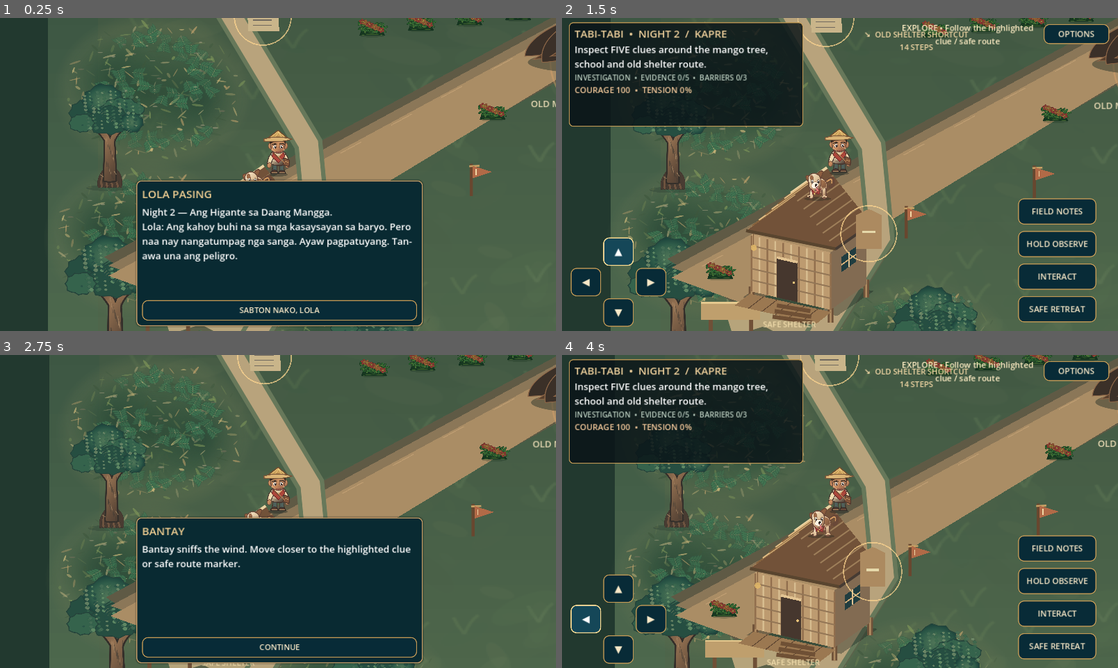
Above: before the commit, frames 1-4 (two rows, left to right).
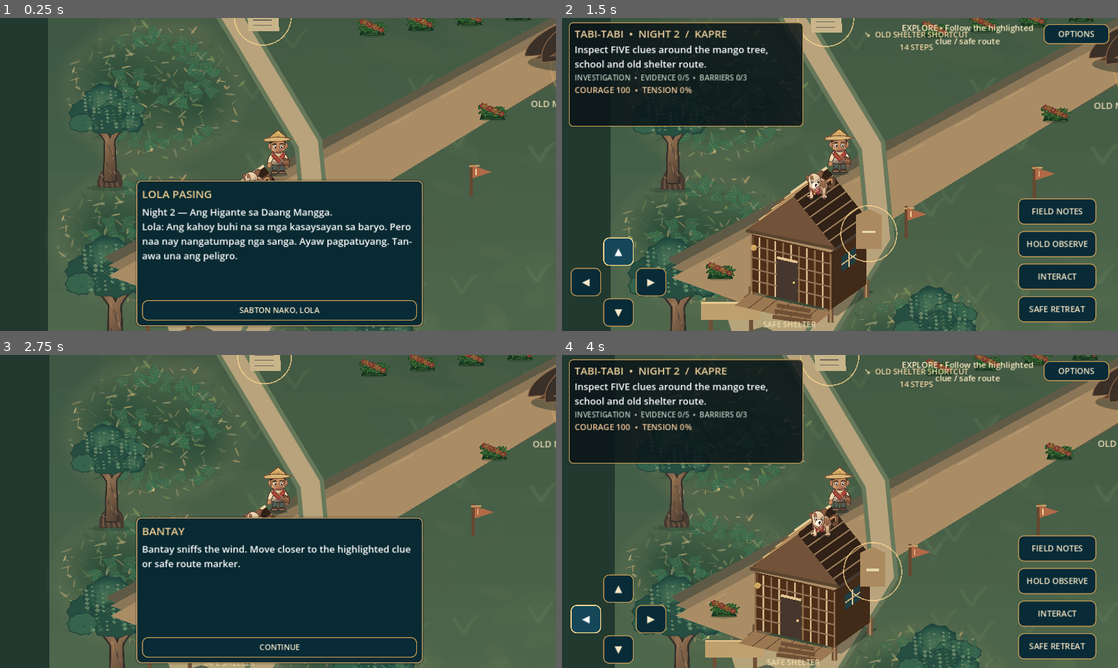
Above: after the commit, the same moments.

Repository: LokiJ07/Tabi-tabi
Game: Godot game, scene res://scenes/night02.tscn
Same seed, same stepped clock (60 frames per second), same inputs: the game is played once before the commit and once after it. This scene is started directly instead of the project's main scene.
Inputs (mouse positions are in pixels of both pictures, inside the frame that each line leads up to):
- Up to frame 1 (0.25 s): no input
- Up to frame 2 (1.5 s): click "SABTON NAKO, LOLA" at 0.5 s; click "▲" at 1.25 s
- Up to frame 3 (2.75 s): tap Enter (ui_accept) at 2, 2.27 s; move the mouse to (400, 495) at 2.02 s; hold Right (ui_right) from 2.03 s (still down); click (400, 495) at 2.17 s
- Up to frame 4 (4 s): release Right (ui_right) at 2.75 s; click "CONTINUE" at 2.75 s; click "◀" at 3.5 s

The runs differ from the first frame. In frame 1, less than 0.1% of the frame differs, in the area x 46-50%, y 47-52%; in frame 2, 3.7%, in the area x 33-55%, y 48-94%; in frame 3, less than 0.1%; in frame 4, 3.7%.

Commit message:
feat(night2): texture projected architectural faces with woven bamboo and thatch UVs

Diff:
--- a/scripts/night02_main.gd
+++ b/scripts/night02_main.gd
@@ -21,6 +21,8 @@
 const MARA: Texture2D = preload("res://assets/characters/mara.svg")
 const HOUSE: Texture2D = preload("res://assets/world/nipa_facade.svg")
 const SCHOOL: Texture2D = preload("res://assets/world/school_facade.svg")
+const WOVEN_WALL: Texture2D = preload("res://assets/world/lola_sawali_wall.svg")
+const NIPA_THATCH: Texture2D = preload("res://assets/world/nipa_thatch_roof.svg")
 const HIBISCUS: Texture2D = preload("res://assets/world/hibiscus_bush.svg")
 const LANTERN: Texture2D = preload("res://assets/world/lantern_post.svg")
 const SOIL: Texture2D = preload("res://assets/world/soil_ground.svg")
@@ -373,6 +375,16 @@
 func _polygon(points: Array[Vector2], color: Color) -> void:
 	draw_colored_polygon(PackedVector2Array(points), color)
 
+func _textured_quad(corners: Array[Vector2], texture: Texture2D, tint: Color) -> void:
+	# UVs are tied to each isometric wall or roof face, never to a screen-aligned
+	# sticker. This keeps woven bamboo and thatch attached to real geometry.
+	var tex_size := texture.get_size()
+	var uv := PackedVector2Array([
+		Vector2(0, tex_size.y), Vector2(tex_size.x,tex_size.y),
+		Vector2(tex_size.x,0), Vector2(0,0)])
+	draw_polygon(PackedVector2Array(corners),
+		PackedColorArray([tint, tint, tint, tint]),uv,texture)
+
 func _building_at(at: Vector2, texture: Texture2D, name_text: String) -> void:
 	# Hand-built 2.5D isometric architecture, NOT a stretched 2D facade.
 	# A footprint, four real corners, two roof planes and raised porch share
@@ -401,8 +413,8 @@
 		draw_line(foot + Vector2(0, -11), foot + Vector2(0, 29), Color("#6f5239"), 12, true)
 		draw_line(foot + Vector2(0, -11), foot + Vector2(0, 29), Color("#ae8b61"), 3, true)
 	# Rear-facing side darkens naturally; front wall remains visually distinct.
-	_polygon([front_r,back_r,back_r+rise,front_r+rise], wall_side)
-	_polygon([front_l,front_r,front_r+rise,front_l+rise],wall_front)
+	_textured_quad([front_r,back_r,back_r+rise,front_r+rise], WOVEN_WALL,wall_side.lightened(.35))
+	_textured_quad([front_l,front_r,front_r+rise,front_l+rise],WOVEN_WALL,wall_front.lightened(.25))
 	# Individual bamboo battens follow the front wall's perspective exactly.
 	for i in range(11):
 		var p := front_l.lerp(front_r, float(i)/10.0)
@@ -429,8 +441,8 @@
 	draw_line(window_l+Vector2(0,-17),window_r+Vector2(0,-17),Color("#d4ae78"),3)
 	# A gable and TWO separate roof surfaces with visible eave thickness.
 	_polygon([roof_front_l,ridge_front,roof_front_r],roof_shadow)
-	_polygon([roof_front_l,ridge_front,ridge_back,roof_back_l],roof_lit)
-	_polygon([ridge_front,roof_front_r,roof_back_r,ridge_back],roof_shadow)
+	_textured_quad([roof_front_l,ridge_front,ridge_back,roof_back_l],NIPA_THATCH,roof_lit.lightened(.35))
+	_textured_quad([ridge_front,roof_front_r,roof_back_r,ridge_back],NIPA_THATCH,roof_shadow.lightened(.25))
 	draw_line(ridge_front,ridge_back,Color("#ead3a2"),5,true)
 	for i in range(1,7):
 		var t := float(i)/7.0
